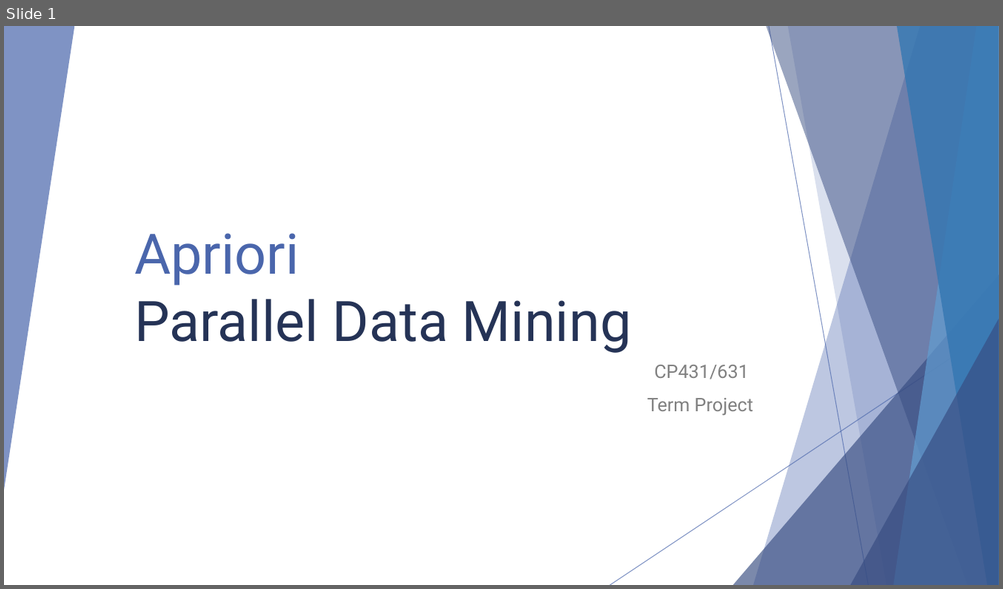
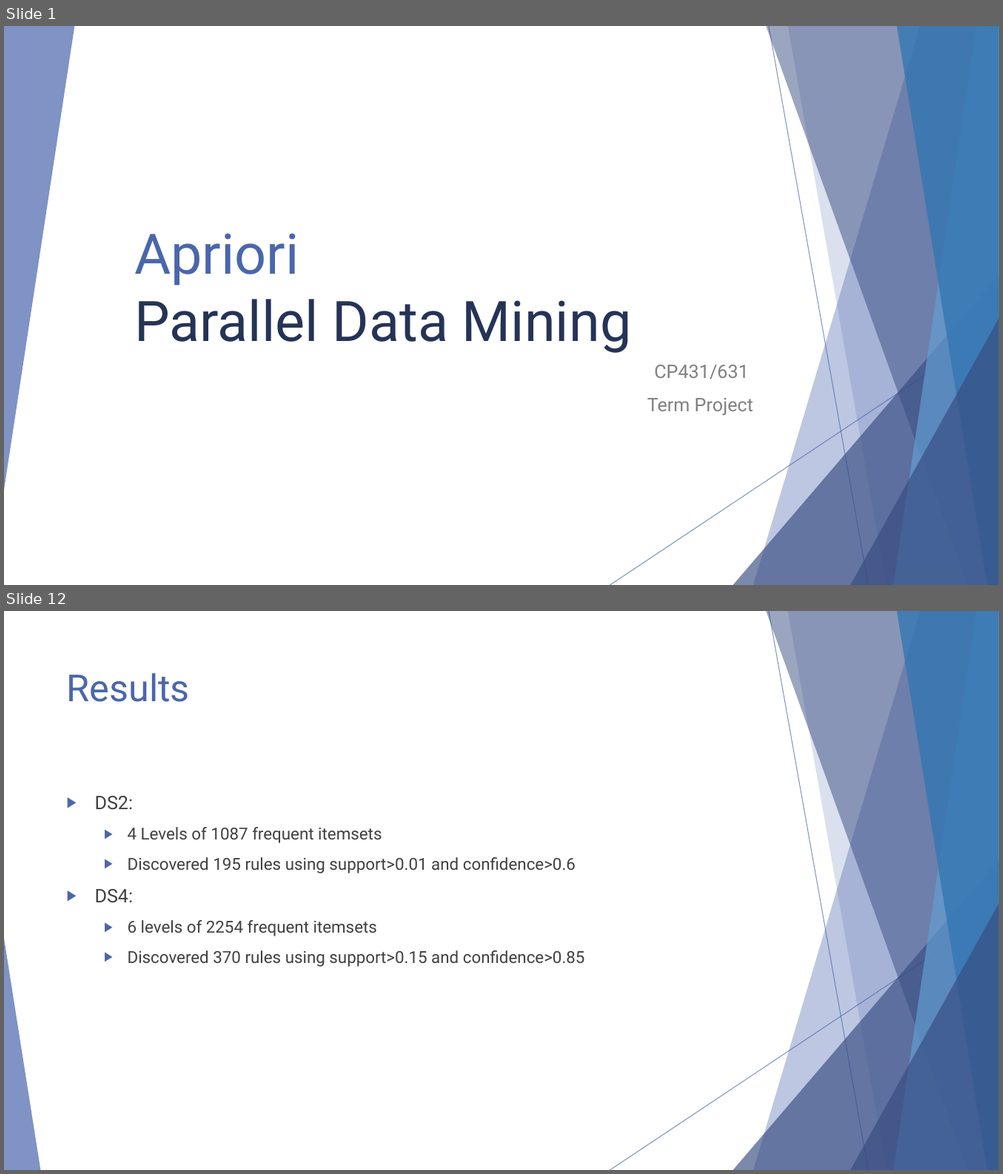
Before and after one commit to ParallelProgramming/Term-Project, a slide deck: Parallel Data Mining.pptx. Shown one above the other, each under a label of ours: slide 1 before the commit, slides 1 and 12 after it; the slides between them are not shown. The pictures are 1003x589 and 1003x1174 pixels, drawn with LibreOffice and Linux fonts; fonts in the diff are those of the drawing. Boxes give left, top, right and bottom in pixels: in the first picture for what was removed or moved away, otherwise in the second. Text is boxed around its words. In the diff, an @@ line names an element or a change of style, - is before the commit and + after.

```diff
--- a/Parallel Data Mining.pptx
+++ b/Parallel Data Mining.pptx
@@ slide 12 added at [4,611,999,1170], background #FFFFFF; not listed: 9 template elements that a slide beside it also shows @@
@@ title added at [67,673,190,702], 36 pt, text #4A66AC @@
+Results
@@ text added at [95,796,585,967], 16 pt, text #404040 @@
+▶ DS2:
+  ▶ 4 Levels of 1087 frequent itemsets
+  ▶ Discovered 195 rules using support>0.01 and confidence>0.6
+▶ DS4:
+  ▶ 6 levels of 2254 frequent itemsets
+  ▶ Discovered 370 rules using support>0.15 and confidence>0.85
@@ triangle added at [4,939,40,1170], fill #4A66AC at 70% opacity @@
```
Also in this commit, not shown: 7 slides changed, 11 other slides added, 4 slides removed, 2 other files.
